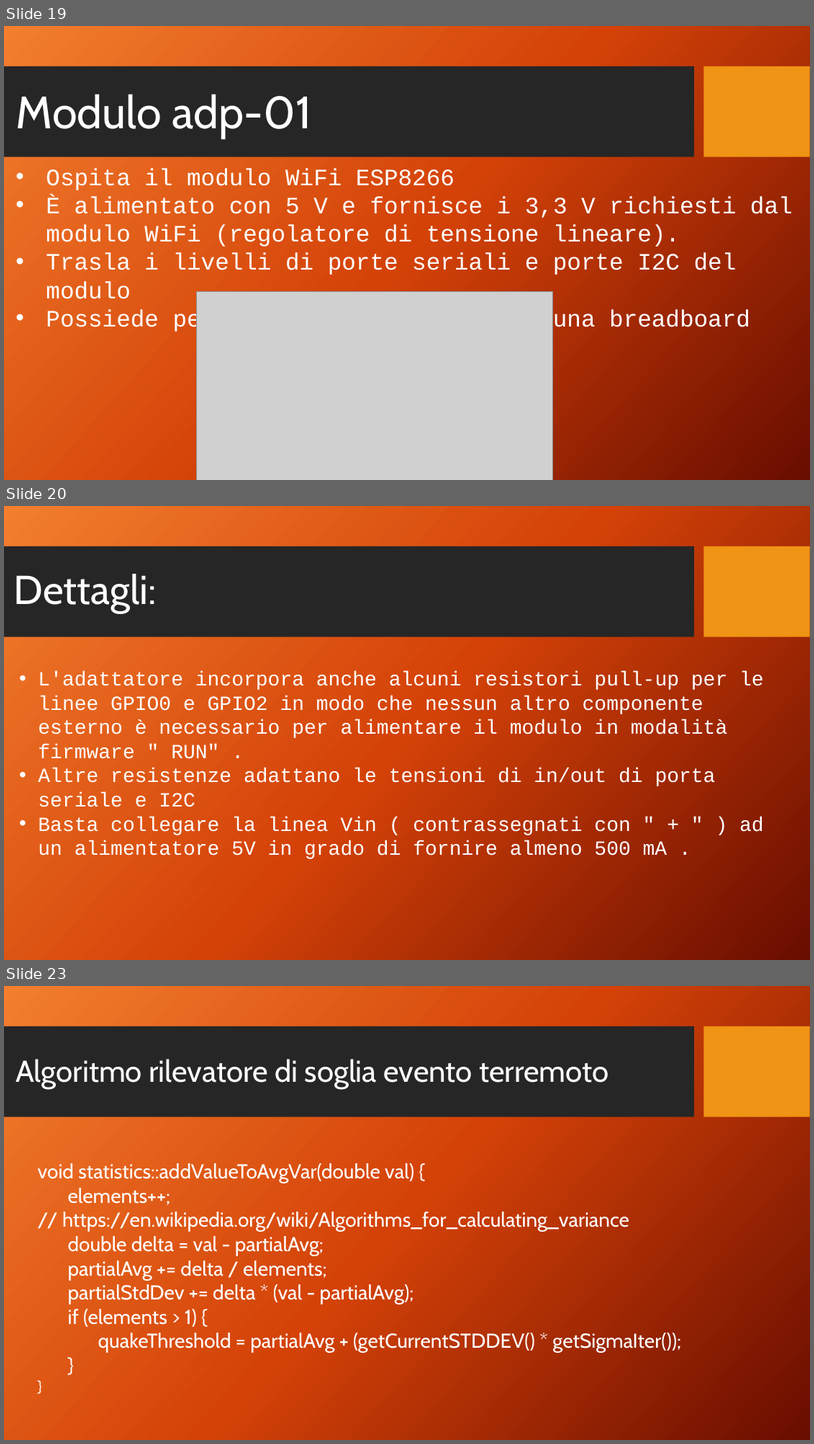
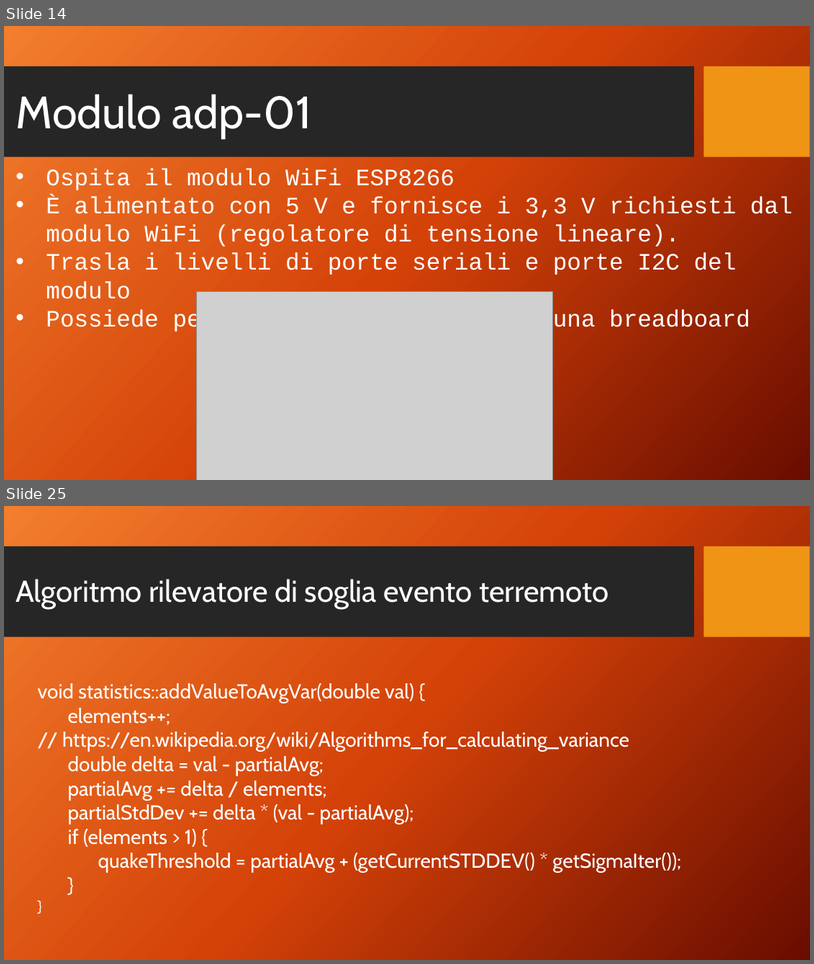
Before and after one commit to sebastianomelita/seismolab, a slide deck: files/seismoclouddevice-arduino-master/PROGGETTO SAPIENZA .pptx. Shown one above the other, each under a label of ours: slides 19, 20 and 23 before the commit, slides 14 and 25 after it; the slides between them are not shown. The pictures are 814x1444 and 814x964 pixels, drawn with LibreOffice and Linux fonts; fonts in the diff are those of the drawing; grey boxes stand for pictures; background and template pictures are left out. Boxes give left, top, right and bottom in pixels: in the first picture for what was removed or moved away, otherwise in the second. Text is boxed around its words. In the diff, an @@ line names an element or a change of style, - is before the commit and + after.

```diff
--- a/files/seismoclouddevice-arduino-master/PROGGETTO SAPIENZA .pptx
+++ b/files/seismoclouddevice-arduino-master/PROGGETTO SAPIENZA .pptx
@@ slide 20 removed at <box>4,506,810,960</box>, background picture (left out); not listed: 2 template elements that a slide beside it also shows @@
@@ title removed at <box>14,574,157,613</box> @@
-Dettagli:
@@ text removed at <box>38,671,764,859</box> @@
-• L'adattatore incorpora anche alcuni resistori pull-up per le linee GPIO0 e GPIO2 in modo che nessun altro componente esterno è necessario per alimentare il modulo in modalità firmware " RUN" .
-• Altre resistenze adattano le tensioni di in/out di porta seriale e I2C
-• Basta collegare la linea Vin ( contrassegnati con " + " ) ad un alimentatore 5V in grado di fornire almeno 500 mA .
@@ what was slide 19 is now slide 14 @@
@@ what was slide 23 is now slide 25 @@
```
Also in this commit, not shown: 1 slide changed, 4 slides added, 1 other slide removed.
